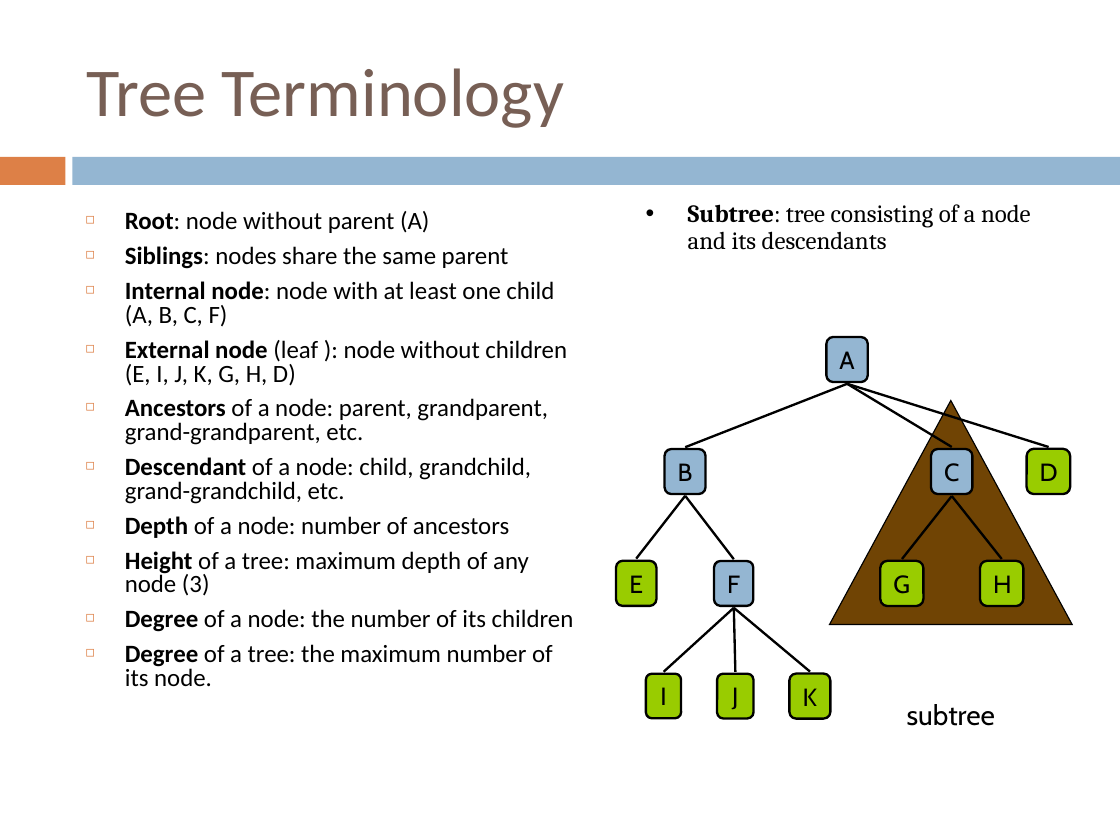
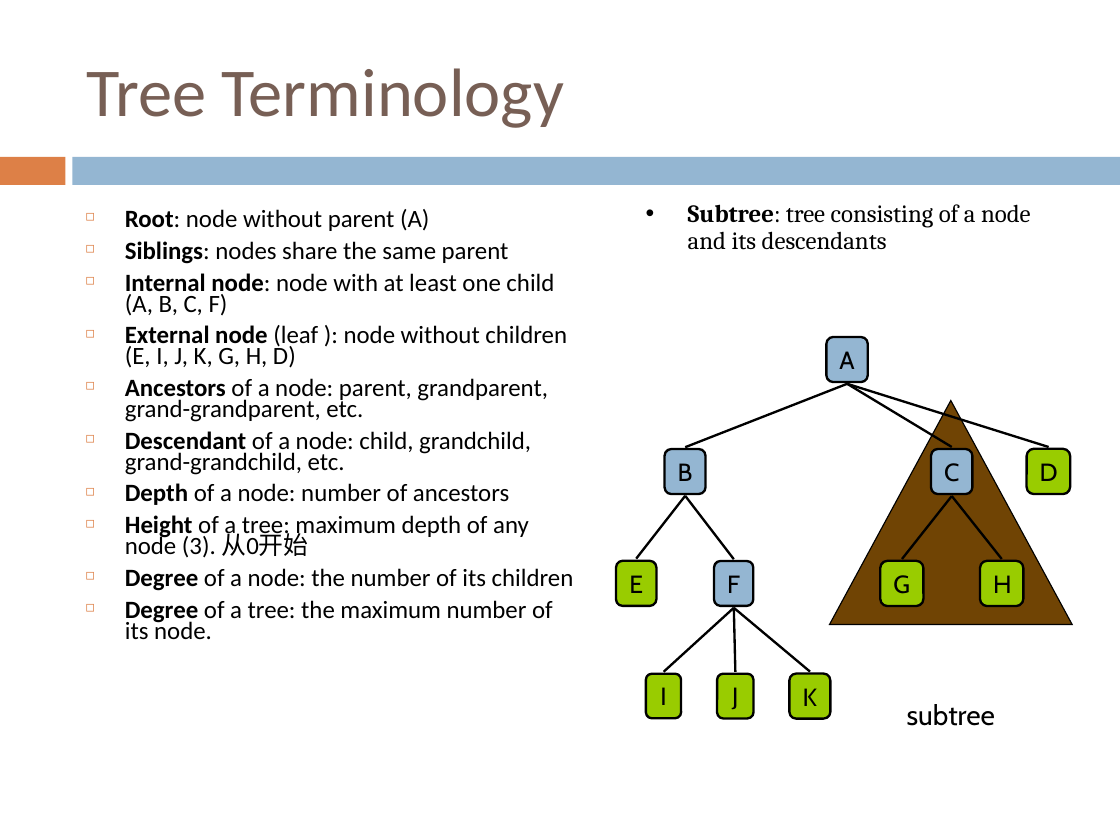
Before and after one commit to sundyCoder/CSK, a slide deck: slide 7 of 3@CSDS/PPT/4@tree.pptx. Drawn at 1120x840 pixels with LibreOffice and Linux fonts; fonts in the diff are those of the drawing. Boxes give left, top, right and bottom in pixels: in the first picture for what was removed or moved away, otherwise in the second. Text is boxed around its words. In the diff, an @@ line names an element or a change of style, - is before the commit and + after.

Commit message:
add tree algorithm.

```diff
--- a/3@CSDS/PPT/4@tree.pptx
+++ b/3@CSDS/PPT/4@tree.pptx
@@ text at (125,209,574,640): line spacing 0.8 to 0.7 @@
@@ text at (125,515,529,558): text changed @@
-◻ Height of a tree: maximum depth of any node (3)
+◻ Height of a tree: maximum depth of any node (3). 从0开始
```
Also in this commit, not shown: 12 other slides changed, 32 slides added, 37 other files.
